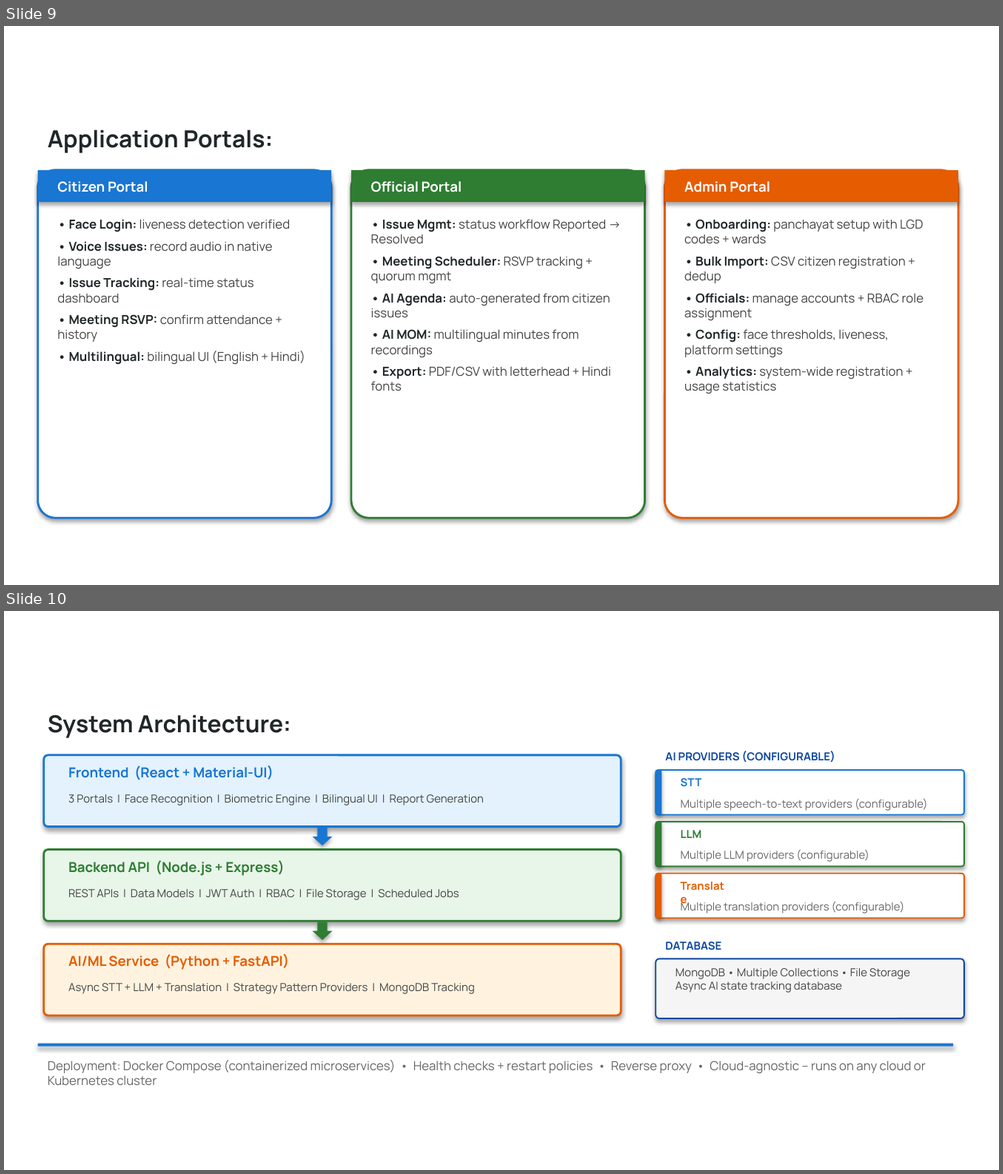
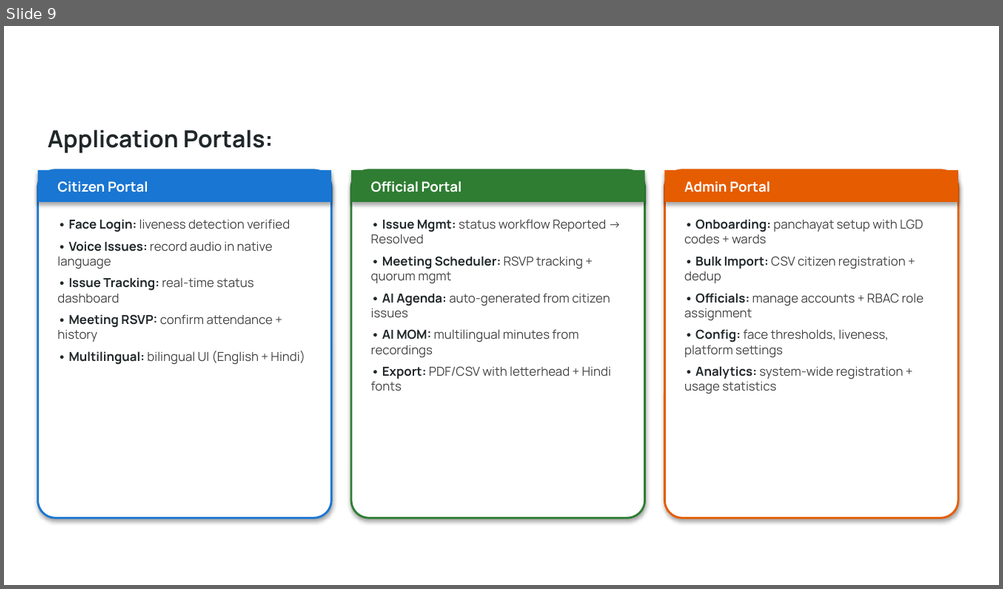
Before and after one commit to anshuljain90/ai4bharat-empowerpanchayat, a slide deck: eGramSabha_Hackathon_Submission.pptx. Shown one above the other, each under a label of ours: slides 9 and 10 before the commit, slide 9 after it. The pictures are 1003x1174 and 1003x589 pixels, drawn with LibreOffice and Linux fonts; fonts in the diff are those of the drawing; background and template pictures are left out. Boxes give left, top, right and bottom in pixels: in the first picture for what was removed or moved away, otherwise in the second. Text is boxed around its words. In the diff, an @@ line names an element or a change of style, - is before the commit and + after.

Commit message:
Update eGramSabha hackathon submission files and enhance system architecture documentation

```diff
--- a/eGramSabha_Hackathon_Submission.pptx
+++ b/eGramSabha_Hackathon_Submission.pptx
@@ slide 10 removed at (4, 611, 999, 1170), background picture (left out) @@
@@ text removed at (48, 715, 291, 738) @@
-System Architecture:
@@ rounded rectangle removed at (44, 755, 620, 827) @@
@@ text removed at (68, 766, 273, 780) @@
-Frontend (React + Material-UI)
@@ text removed at (665, 751, 835, 762) @@
-AI PROVIDERS (CONFIGURABLE)
@@ rounded rectangle removed at (655, 770, 964, 815) @@
@@ rectangle removed at (655, 770, 661, 815) @@
@@ text removed at (680, 778, 702, 787) @@
-STT
@@ text removed at (68, 795, 484, 806) @@
-3 Portals | Face Recognition | Biometric Engine | Bilingual UI | Report Generation
@@ text removed at (680, 798, 928, 811) @@
-Multiple speech-to-text providers (configurable)
@@ down arrow removed at (313, 828, 333, 846) @@
@@ rounded rectangle removed at (655, 822, 964, 866) @@
@@ rectangle removed at (655, 822, 661, 866) @@
@@ text removed at (680, 830, 702, 838) @@
-LLM
@@ rounded rectangle removed at (44, 850, 620, 921) @@
@@ text removed at (680, 850, 869, 862) @@
-Multiple LLM providers (configurable)
@@ text removed at (68, 860, 284, 876) @@
-Backend API (Node.js + Express)
@@ rounded rectangle removed at (655, 874, 964, 918) @@
@@ rectangle removed at (655, 874, 661, 918) @@
@@ text removed at (670, 874, 740, 894) @@
-Translate
@@ text removed at (68, 889, 458, 900) @@
-REST APIs | Data Models | JWT Auth | RBAC | File Storage | Scheduled Jobs
@@ text removed at (680, 901, 905, 914) @@
-Multiple translation providers (configurable)
@@ down arrow removed at (313, 923, 333, 940) @@
@@ text removed at (665, 942, 721, 951) @@
-DATABASE
@@ rounded rectangle removed at (44, 944, 620, 1016) @@
@@ text removed at (68, 954, 289, 970) @@
-AI/ML Service (Python + FastAPI)
@@ rounded rectangle removed at (655, 959, 964, 1019) @@
@@ text removed at (68, 983, 475, 994) @@
-Async STT + LLM + Translation | Strategy Pattern Providers | MongoDB Tracking
@@ text removed at (675, 968, 910, 993) @@
-MongoDB • Multiple Collections • File Storage
-Async AI state tracking database
@@ rectangle removed at (38, 1044, 953, 1047) @@
@@ text removed at (48, 1060, 925, 1085) @@
-Deployment: Docker Compose (containerized microservices) • Health checks + restart policies • Reverse proxy • Cloud-agnostic -- runs on any cloud or Kubernetes cluster
```
Also in this commit, not shown: 2 slides changed, 1 slide added, 1 other file.
